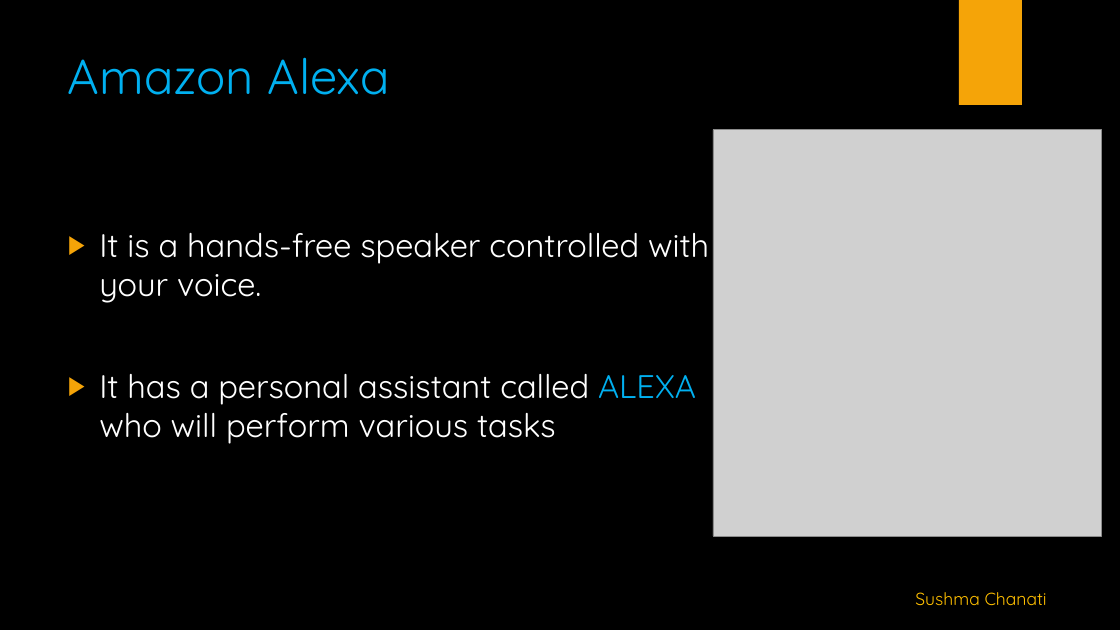
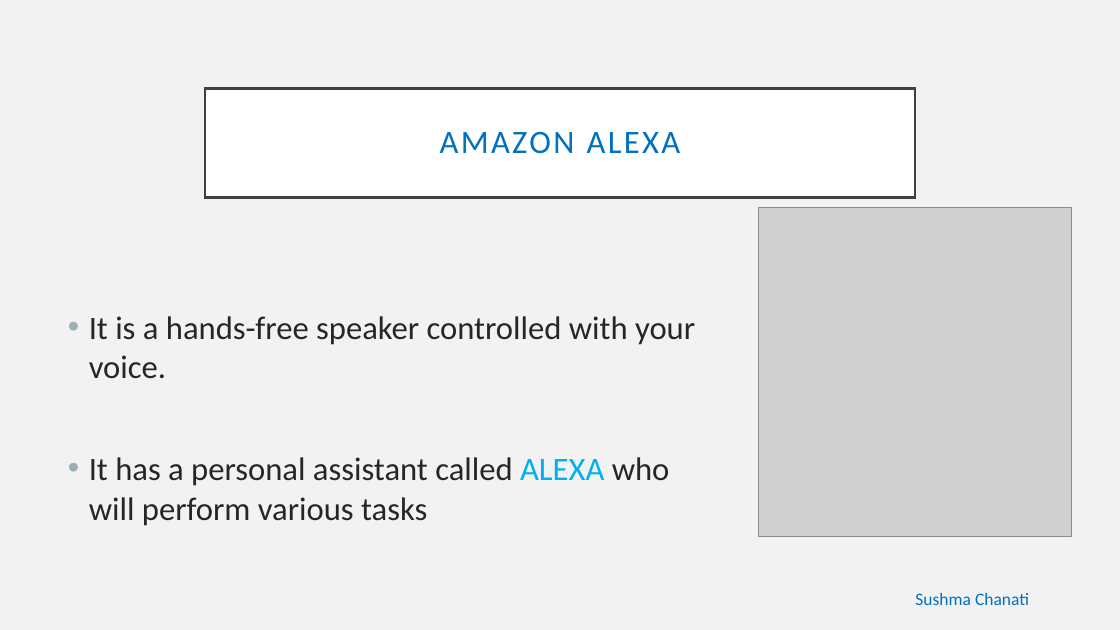
Before and after one commit to alekhyajaddu/alexa-project, a slide deck: slide 5 of Alexa ppt.pptx. Drawn at 1120x630 pixels with LibreOffice and Linux fonts; fonts in the diff are those of the drawing; grey boxes stand for pictures; background and template pictures are left out. Boxes give left, top, right and bottom in pixels: in the first picture for what was removed or moved away, otherwise in the second. Text is boxed around its words. In the diff, an @@ line names an element or a change of style, - is before the commit and + after.

```diff
--- a/Alexa ppt.pptx
+++ b/Alexa ppt.pptx
@@ background picture (left out) to #F2F2F2 @@
@@ rectangle removed at (959,0,1022,105) @@
@@ title "AMAZON ALEXA": place and size @@
-title "AMAZON ALEXA" at (68,57,391,95)
+title "AMAZON ALEXA" at (205,88,915,197)
@@ title "AMAZON ALEXA" at (205,88,915,197): vertical alignment top to middle; fill none to #FFFFFF; outline none to #404040 2.5 pt @@
@@ title at (440,131,681,154): text changed; size 42 to 28 pt; font Quicksand to Calibri; text colour #00B0F0 to #0070C0 @@
-Amazon Alexa
+AMAZON ALEXA
@@ picture: place and size @@
-picture at (713,129,1102,536)
+picture at (759,208,1073,536)
@@ text "It is a hands-free speaker ...": place and size @@
-text "It is a hands-free speaker ..." at (99,233,709,444)
+text "It is a hands-free speaker ..." at (89,316,695,526)
@@ text "It is a hands-free speaker ..." at (89,316,695,526): font Quicksand to Calibri, text colour #FFFFFF to #262626; bullet ▶ to •; bullet colour #F5A408 to #9BAFB5 @@
@@ text "Sushma Chanati" at (915,593,1029,605): font Quicksand to Calibri, text colour #FFC000 to #0070C0 @@
```
Also in this commit, not shown: 18 other slides changed.
